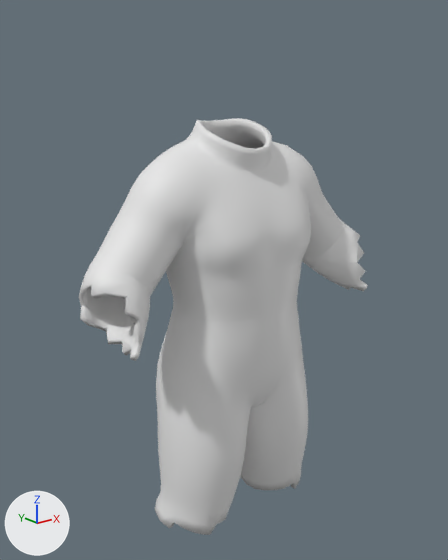
The FBX model unity/Assets/Art/Chars/Garments/flee_clerk.fbx as it was, and as the next commit left it.
One viewpoint serves both versions: a camera (50 mm lens) standing at (-0.853, -1.061, 1.37) and looking at (-0.011, -0.009, 0.949). Arrows for +X, +Y and +Z are at lower left; the lights stay in place. The older version comes first.

The first picture shows 'garment_flee_clerk'.
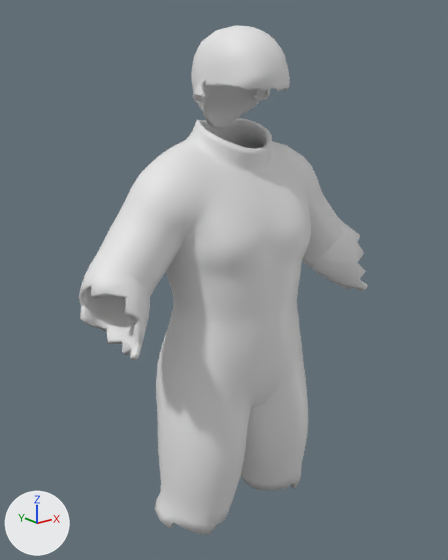
What differs and where, as boxes [x1, y1, x2, y2] in the pictures (448 x 560 px):
'garment_flee_clerk', reshaped (22% taller)
    before: [79, 118, 368, 535]
    after: [79, 26, 368, 535]
part 1 of me_garment_flee_clerk, added
    after: [191, 26, 290, 128]

The edits, one by one:
Material 'hair' (mat_hair) is new.
Its base color is (0.8, 0.8, 0.8) (white #e7e7e7).
me_garment_flee_clerk is used by ob_garment_flee_clerk; location (0.0, 0.0, 0.0).
me_garment_flee_clerk had 3832 vertices, 3838 faces and spanned x -0.372..0.372, y -0.164..0.117, z 0.388..1.301.
me_garment_flee_clerk now has 6252 vertices, 6262 faces and spans x -0.372..0.372, y -0.164..0.117, z 0.388..1.484.
me_garment_flee_clerk part 1: a new loose piece of 1900 vertices spanning x -0.102..0.102, y -0.152..0.064, z 1.283..1.484, in mat_hair (white #e7e7e7).
Other edits to the shape of me_garment_flee_clerk do not show in these pictures.
me_garment_flee_clerk gains material mat_hair (white #e7e7e7).
